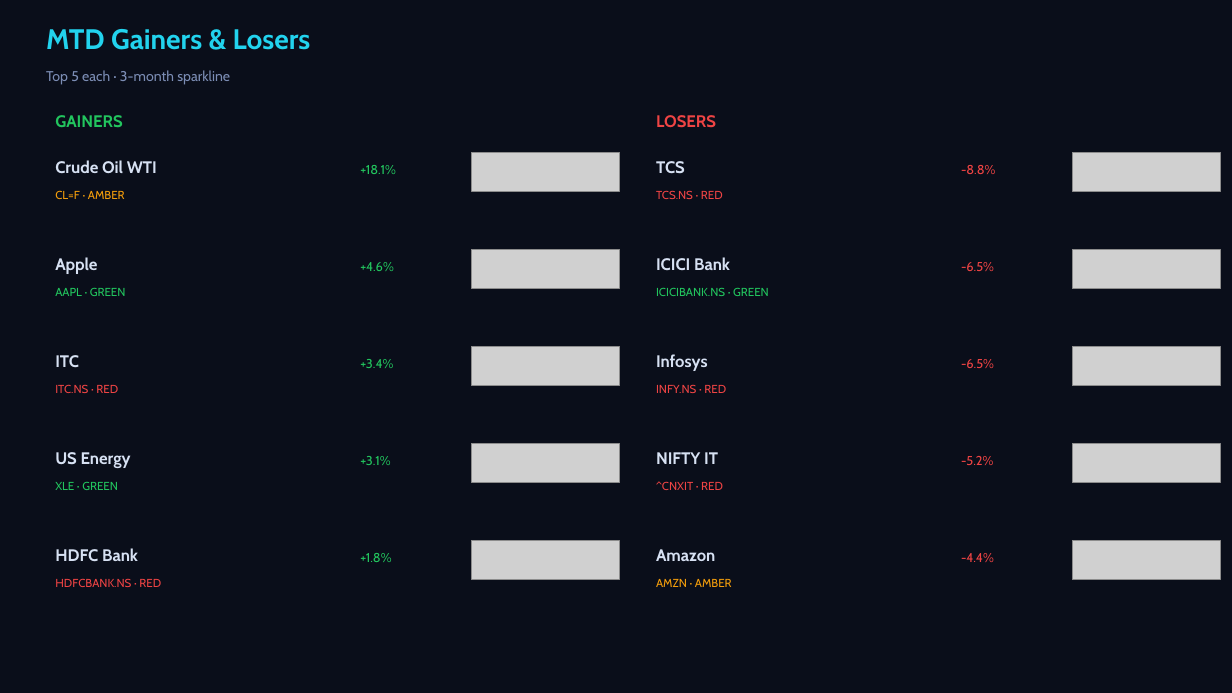
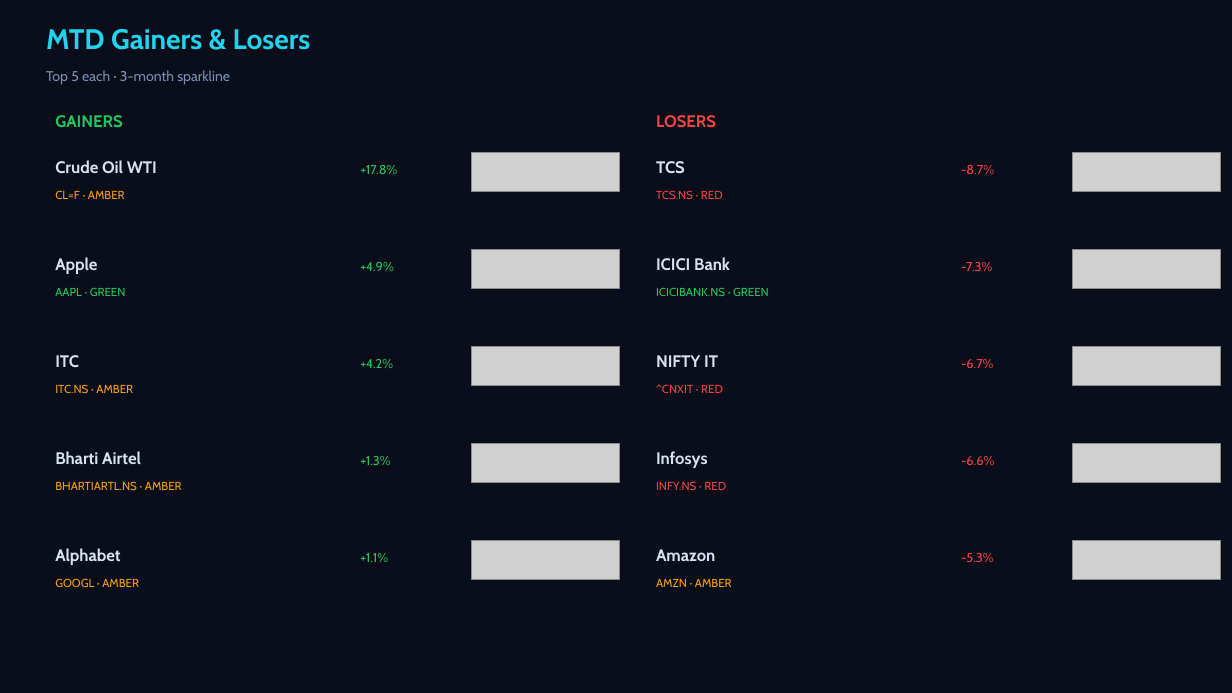
Before and after one commit to Pravkum23/pmr-terminal, a slide deck: slide 2 of docs/pmr_daily.pptx. Drawn at 1232x693 pixels with LibreOffice and Linux fonts; fonts in the diff are those of the drawing; grey boxes stand for pictures. Boxes give left, top, right and bottom in pixels: in the first picture for what was removed or moved away, otherwise in the second. Text is boxed around its words. In the diff, an @@ line names an element or a change of style, - is before the commit and + after.

```diff
--- a/docs/pmr_daily.pptx
+++ b/docs/pmr_daily.pptx
@@ text at (x1=360, y1=165, x2=397, y2=174): text changed @@
-+18.1%
++17.8%
@@ text at (x1=961, y1=165, x2=994, y2=174): text changed @@
--8.8%
+-8.7%
@@ text at (x1=360, y1=262, x2=394, y2=271): text changed @@
-+4.6%
++4.9%
@@ text at (x1=961, y1=262, x2=992, y2=271): text changed @@
--6.5%
+-7.3%
@@ text at (x1=360, y1=359, x2=393, y2=368): text changed @@
-+3.4%
++4.2%
@@ text "NIFTY IT" moved from (x1=656, y1=452, x2=718, y2=464) to (x1=656, y1=355, x2=718, y2=367) @@
@@ text at (x1=961, y1=359, x2=993, y2=368): text changed @@
--6.5%
+-6.7%
@@ text at (x1=55, y1=384, x2=133, y2=393): text changed; text colour #EF4444 to #F59E0B @@
-ITC.NS · RED
+ITC.NS · AMBER
@@ text at (x1=656, y1=384, x2=723, y2=393): text changed @@
-INFY.NS · RED
+^CNXIT · RED
@@ text "Infosys" moved from (x1=656, y1=354, x2=708, y2=371) to (x1=656, y1=451, x2=708, y2=468) @@
@@ text at (x1=55, y1=451, x2=141, y2=464): text changed @@
-US Energy
+Bharti Airtel
@@ text at (x1=360, y1=456, x2=390, y2=465): text changed @@
-+3.1%
++1.3%
@@ text at (x1=961, y1=456, x2=994, y2=465): text changed @@
--5.2%
+-6.6%
@@ text at (x1=55, y1=481, x2=182, y2=490): text changed; text colour #22C55E to #F59E0B @@
-XLE · GREEN
+BHARTIARTL.NS · AMBER
@@ text at (x1=656, y1=481, x2=726, y2=490): text changed @@
-^CNXIT · RED
+INFY.NS · RED
@@ text at (x1=55, y1=548, x2=120, y2=565): text changed @@
-HDFC Bank
+Alphabet
@@ text at (x1=360, y1=553, x2=388, y2=562): text changed @@
-+1.8%
++1.1%
@@ text at (x1=961, y1=553, x2=994, y2=562): text changed @@
--4.4%
+-5.3%
@@ text at (x1=55, y1=578, x2=139, y2=587): text changed; text colour #EF4444 to #F59E0B @@
-HDFCBANK.NS · RED
+GOOGL · AMBER
```
Also in this commit, not shown: 3 other slides changed, 3 other files.
